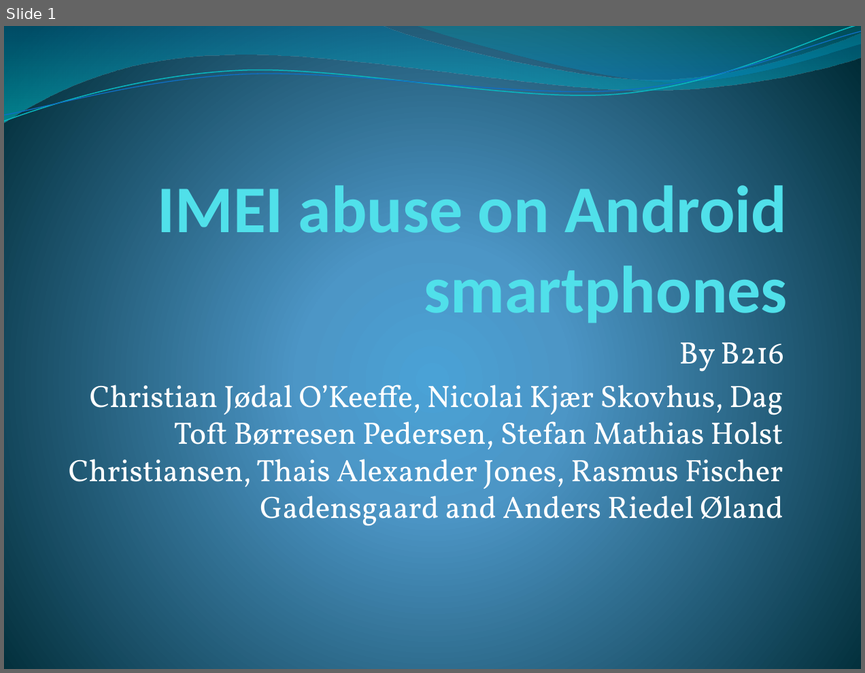
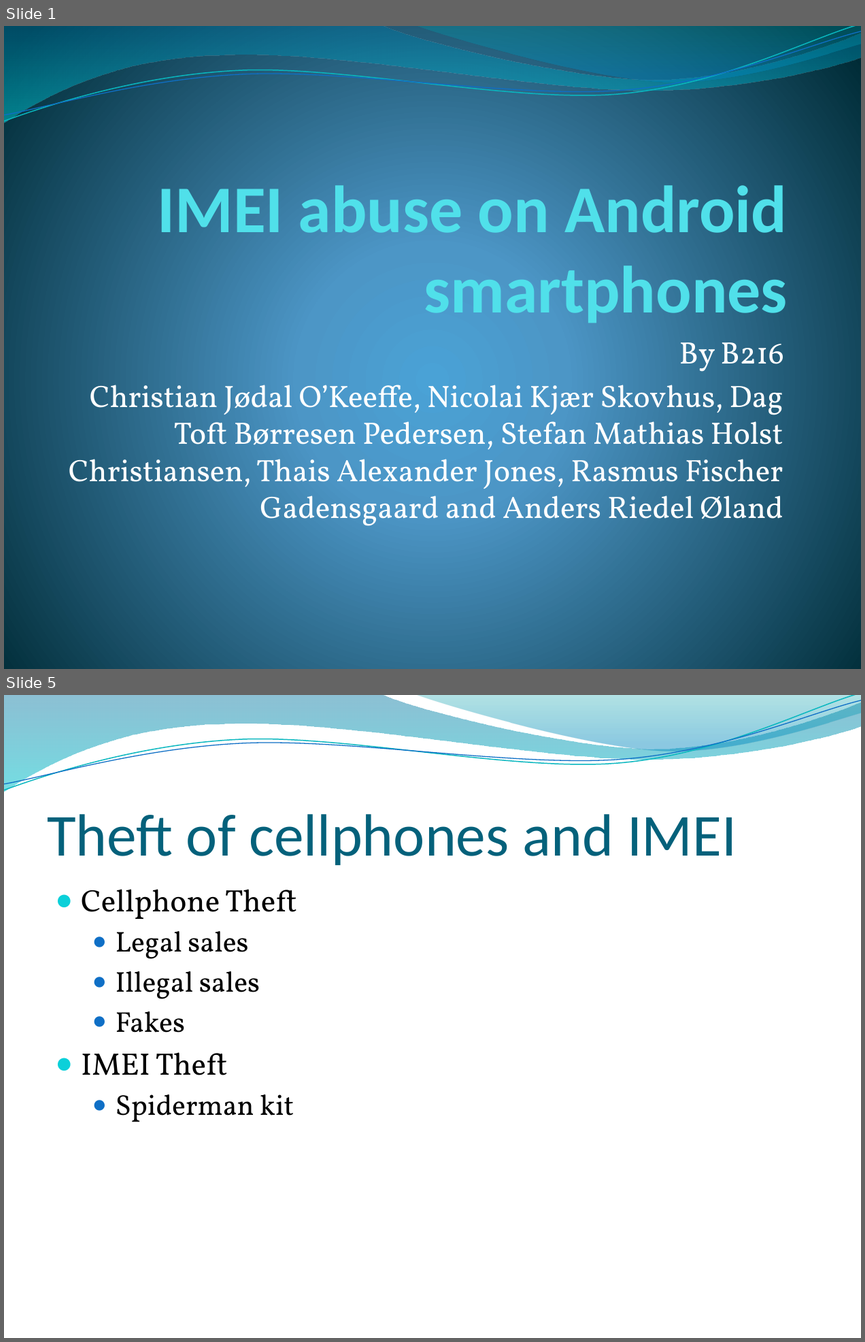
Before and after one commit to christianokeeffe/p0-uni, a slide deck: p0-uni/IMEI abuse on Android smartphones.pptx. Shown one above the other, each under a label of ours: slide 1 before the commit, slides 1 and 5 after it; the slides between them are not shown. The pictures are 865x673 and 865x1342 pixels, drawn with LibreOffice and Linux fonts; fonts in the diff are those of the drawing; background and template pictures are left out. Boxes give left, top, right and bottom in pixels: in the first picture for what was removed or moved away, otherwise in the second. Text is boxed around its words. In the diff, an @@ line names an element or a change of style, - is before the commit and + after.

```diff
--- a/p0-uni/IMEI abuse on Android smartphones.pptx
+++ b/p0-uni/IMEI abuse on Android smartphones.pptx
@@ slide 5 added at (4, 695, 861, 1338), background picture (left out); not listed: 4 template elements that a slide beside it also shows @@
@@ title added at (47, 814, 736, 865), 50 pt, text #04617B @@
+Theft of cellphones and IMEI
@@ text added at (81, 889, 297, 1122), 24 pt, text #000000 @@
+● Cellphone Theft
+  ● Legal sales
+  ● Illegal sales
+  ● Fakes
+● IMEI Theft
+  ● Spiderman kit
```
Also in this commit, not shown: 1 slide changed, 9 other slides added, 1 other file.
